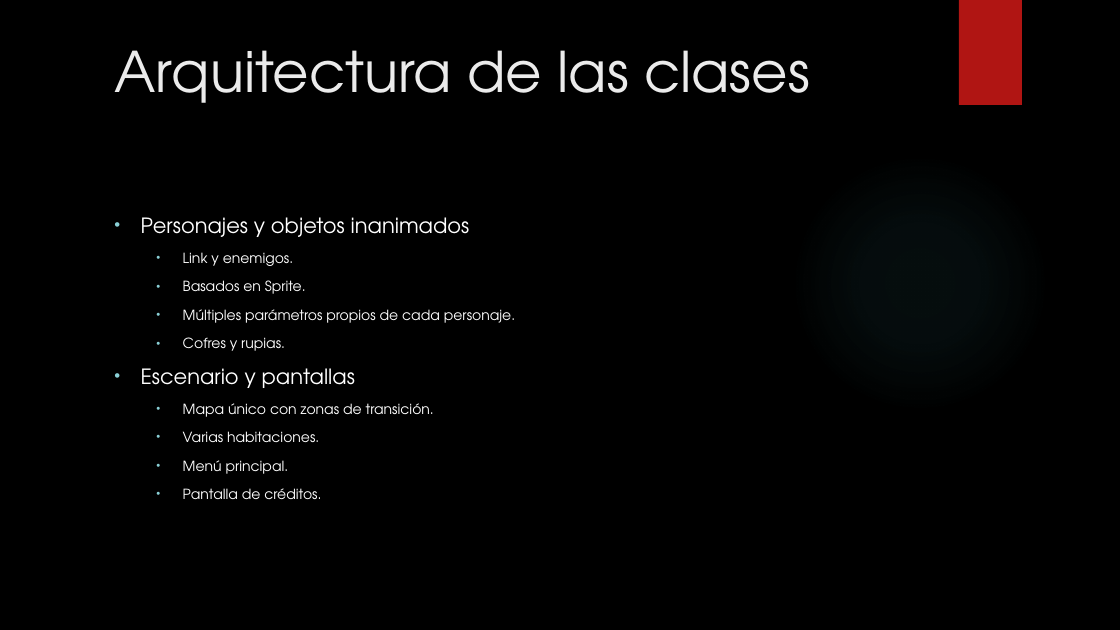
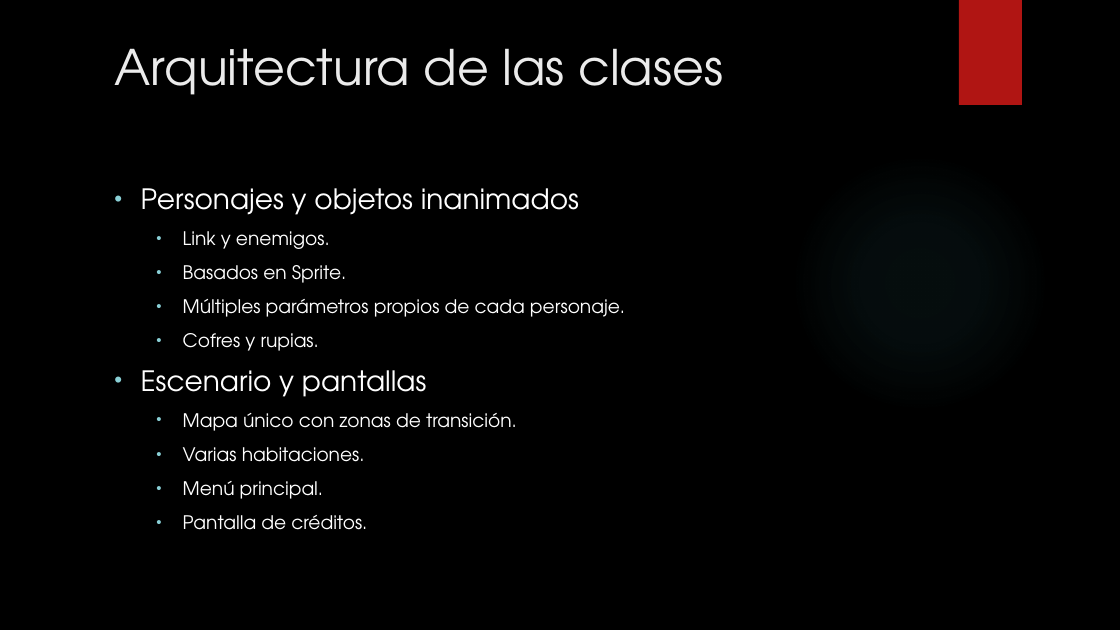
Before and after one commit to Athoka/Link, a slide deck: slide 4 of Presentacion/The Legend of Link.pptx. Drawn at 1120x630 pixels with LibreOffice and Linux fonts; fonts in the diff are those of the drawing; background and template pictures are left out. Boxes give left, top, right and bottom in pixels: in the first picture for what was removed or moved away, otherwise in the second. Text is boxed around its words. In the diff, an @@ line names an element or a change of style, - is before the commit and + after.

```diff
--- a/Presentacion/The Legend of Link.pptx
+++ b/Presentacion/The Legend of Link.pptx
@@ title "Arquitectura de las clases" at [114, 48, 723, 95]: size 48 to 42 pt @@
@@ text "Personajes y objetos inanimados" at [141, 188, 625, 530]: size 18 to 24 pt in "Personajes y objetos inanimados", "Escenario y pantallas"; size 12 to 16 pt in "Link y enemigos.", "Basados en Sprite.", "Múltiples parámetros propios de cada personaje.", "Cofres y rupias." and 4 more places @@
```
Also in this commit, not shown: 9 other slides changed, 1 slide added, 3 slides removed.
